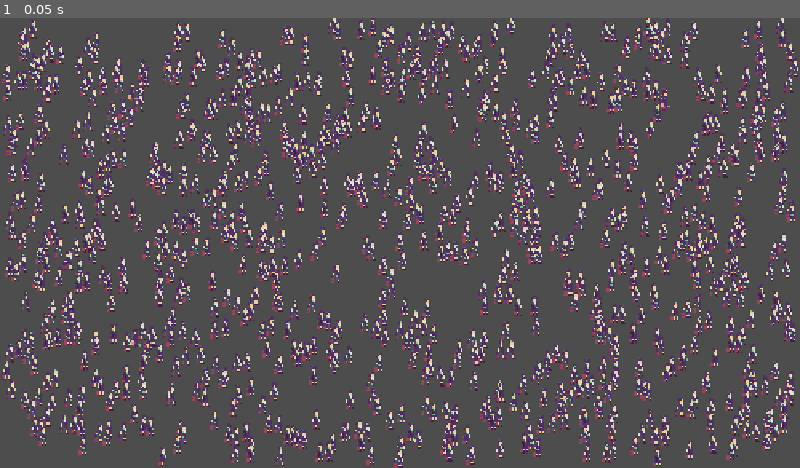
Above: before the commit, frame 1.
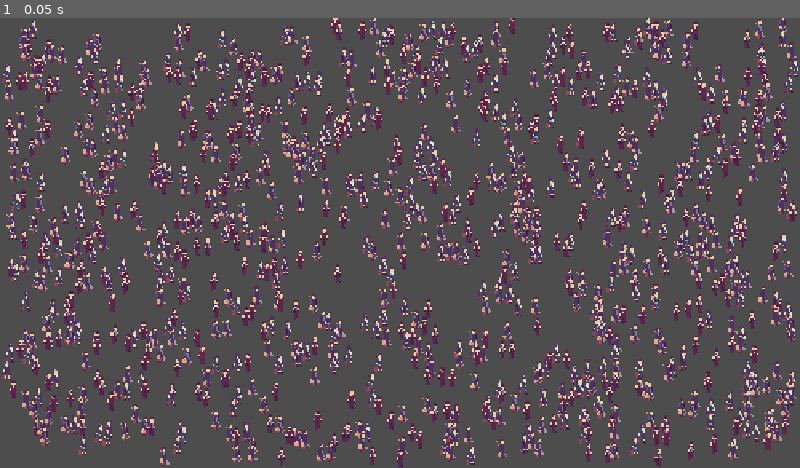
Above: after the commit, the same moment.

Repository: BertrandBordage/Spyport
Game: Godot game, scene res://scenes/game.tscn
The game is run twice, just before and just after one commit, with the same random seed, the same clock (stepped at 60 frames per second) and the same inputs.
Inputs:
- Up to frame 1 (0.05 s): no input

The runs differ from the first frame. In frame 1, 18% of the frame differs, in the area x 0-100%, y 0-100%.

Commit message:
Makes players & bots have random characters.

Diff:
--- /dev/null
+++ b/assets/characters/guard-frames.tres
@@ -0,0 +1,14 @@
+[gd_resource type="SpriteFrames" format=3 uid="uid://c31ccnwt1raop"]
+
+[ext_resource type="Texture2D" uid="uid://c41hvqo33newu" path="res://assets/characters/guard.png" id="1_icg7r"]
+
+[resource]
+animations = [{
+"frames": [{
+"duration": 1.0,
+"texture": ExtResource("1_icg7r")
+}],
+"loop": true,
+"name": &"default",
+"speed": 5.0
+}]
--- /dev/null
+++ b/assets/characters/janitor-frames.tres
@@ -0,0 +1,14 @@
+[gd_resource type="SpriteFrames" format=3 uid="uid://mnyxe1masbvi"]
+
+[ext_resource type="Texture2D" uid="uid://dxwxphy7e4u3b" path="res://assets/characters/janitor.png" id="1_msfl8"]
+
+[resource]
+animations = [{
+"frames": [{
+"duration": 1.0,
+"texture": ExtResource("1_msfl8")
+}],
+"loop": true,
+"name": &"default",
+"speed": 5.0
+}]
--- /dev/null
+++ b/assets/characters/stewardess-frames.tres
@@ -0,0 +1,14 @@
+[gd_resource type="SpriteFrames" format=3 uid="uid://ct1ktpp4816df"]
+
+[ext_resource type="Texture2D" uid="uid://cd420r0g54xeb" path="res://assets/characters/stewardess.png" id="1_85g22"]
+
+[resource]
+animations = [{
+"frames": [{
+"duration": 1.0,
+"texture": ExtResource("1_85g22")
+}],
+"loop": true,
+"name": &"default",
+"speed": 5.0
+}]
--- /dev/null
+++ b/autoloads/Globals.gd
@@ -0,0 +1,7 @@
+extends Node
+
+var character_types: Array[CharacterType] = [
+	preload("res://resources/characters/janitor.tres"),
+	preload("res://resources/characters/stewardess.tres"),
+	preload("res://resources/characters/guard.tres"),
+]
--- a/project.godot
+++ b/project.godot
@@ -14,6 +14,10 @@
 run/main_scene="uid://cjt70p7ipop5k"
 config/features=PackedStringArray("4.6", "GL Compatibility")
 config/icon="res://icon.svg"
+
+[autoload]
+
+Globals="*uid://cwcspjuvhktth"
 
 [display]
 
--- /dev/null
+++ b/resources/character_type.gd
@@ -0,0 +1,5 @@
+class_name CharacterType
+extends Resource
+
+
+@export var sprite_frames: SpriteFrames
--- /dev/null
+++ b/resources/characters/guard.tres
@@ -0,0 +1,9 @@
+[gd_resource type="Resource" script_class="CharacterType" format=3 uid="uid://dgs71ji7qcgnd"]
+
+[ext_resource type="Script" uid="uid://cuvctrqtn5qxf" path="res://resources/character_type.gd" id="1_p2ee3"]
+[ext_resource type="SpriteFrames" uid="uid://c31ccnwt1raop" path="res://assets/characters/guard-frames.tres" id="2_4pgwb"]
+
+[resource]
+script = ExtResource("1_p2ee3")
+sprite_frames = ExtResource("2_4pgwb")
+metadata/_custom_type_script = "uid://cuvctrqtn5qxf"
--- /dev/null
+++ b/resources/characters/janitor.tres
@@ -0,0 +1,9 @@
+[gd_resource type="Resource" script_class="CharacterType" format=3 uid="uid://dsxy52slqmu12"]
+
+[ext_resource type="Script" uid="uid://cuvctrqtn5qxf" path="res://resources/character_type.gd" id="1_m5cmt"]
+[ext_resource type="SpriteFrames" uid="uid://mnyxe1masbvi" path="res://assets/characters/janitor-frames.tres" id="2_pkqiu"]
+
+[resource]
+script = ExtResource("1_m5cmt")
+sprite_frames = ExtResource("2_pkqiu")
+metadata/_custom_type_script = "uid://cuvctrqtn5qxf"
--- /dev/null
+++ b/resources/characters/stewardess.tres
@@ -0,0 +1,9 @@
+[gd_resource type="Resource" script_class="CharacterType" format=3 uid="uid://dt4s2jvkthymw"]
+
+[ext_resource type="Script" uid="uid://cuvctrqtn5qxf" path="res://resources/character_type.gd" id="1_xua6g"]
+[ext_resource type="SpriteFrames" uid="uid://ct1ktpp4816df" path="res://assets/characters/stewardess-frames.tres" id="2_ndktj"]
+
+[resource]
+script = ExtResource("1_xua6g")
+sprite_frames = ExtResource("2_ndktj")
+metadata/_custom_type_script = "uid://cuvctrqtn5qxf"
--- a/scenes/bot.gd
+++ b/scenes/bot.gd
@@ -2,7 +2,11 @@
 extends AnimatableBody2D
 
 
-@onready var collision_shape: CollisionShape2D = $CollisionShape2D
+var character_type: CharacterType = Globals.character_types.pick_random()
+
+
+func _ready() -> void:
+	%Sprite.sprite_frames = character_type.sprite_frames
 
 
 func get_collision_shape() -> CollisionShape2D:
--- a/scenes/bot.tscn
+++ b/scenes/bot.tscn
@@ -1,18 +1,7 @@
 [gd_scene format=3 uid="uid://btkklhl5kvjb5"]
 
-[ext_resource type="Texture2D" uid="uid://cd420r0g54xeb" path="res://assets/characters/stewardess.png" id="1_cwism"]
 [ext_resource type="Script" uid="uid://y1xmd6nbkv1k" path="res://scenes/bot.gd" id="1_qpkb6"]
-
-[sub_resource type="SpriteFrames" id="SpriteFrames_qpkb6"]
-animations = [{
-"frames": [{
-"duration": 1.0,
-"texture": ExtResource("1_cwism")
-}],
-"loop": true,
-"name": &"default",
-"speed": 5.0
-}]
+[ext_resource type="SpriteFrames" uid="uid://ct1ktpp4816df" path="res://assets/characters/stewardess-frames.tres" id="2_qpkb6"]
 
 [sub_resource type="CapsuleShape2D" id="CapsuleShape2D_hhacj"]
 radius = 2.0
@@ -21,8 +10,9 @@
 [node name="Bot" type="AnimatableBody2D" unique_id=325416557]
 script = ExtResource("1_qpkb6")
 
-[node name="AnimatedSprite2D" type="AnimatedSprite2D" parent="." unique_id=612182173]
-sprite_frames = SubResource("SpriteFrames_qpkb6")
+[node name="Sprite" type="AnimatedSprite2D" parent="." unique_id=612182173]
+unique_name_in_owner = true
+sprite_frames = ExtResource("2_qpkb6")
 
 [node name="CollisionShape2D" type="CollisionShape2D" parent="." unique_id=1162001147]
 position = Vector2(0, 14)
--- a/scenes/player.gd
+++ b/scenes/player.gd
@@ -35,6 +35,10 @@
 
 @export var player_index: PlayerIndex = PlayerIndex.ONE
 @onready var player_mapping := ACTIONS_MAPPING[player_index]
+var character_type: CharacterType = Globals.character_types.pick_random()
+
+func _ready() -> void:
+	%Sprite.sprite_frames = character_type.sprite_frames
 
 func _physics_process(_delta: float) -> void:
 	velocity = SPEED * Input.get_vector(
--- a/scenes/player.tscn
+++ b/scenes/player.tscn
@@ -1,18 +1,7 @@
 [gd_scene format=3 uid="uid://drdn30hrffh7q"]
 
 [ext_resource type="Script" uid="uid://triwf4n52fmy" path="res://scenes/player.gd" id="1_g2els"]
-[ext_resource type="Texture2D" uid="uid://dxwxphy7e4u3b" path="res://assets/characters/janitor.png" id="2_g2els"]
-
-[sub_resource type="SpriteFrames" id="SpriteFrames_g2els"]
-animations = [{
-"frames": [{
-"duration": 1.0,
-"texture": ExtResource("2_g2els")
-}],
-"loop": true,
-"name": &"default",
-"speed": 5.0
-}]
+[ext_resource type="SpriteFrames" uid="uid://mnyxe1masbvi" path="res://assets/characters/janitor-frames.tres" id="2_g2els"]
 
 [sub_resource type="CapsuleShape2D" id="CapsuleShape2D_qhqgy"]
 radius = 2.0
@@ -23,7 +12,7 @@
 
 [node name="Sprite" type="AnimatedSprite2D" parent="." unique_id=551960305]
 unique_name_in_owner = true
-sprite_frames = SubResource("SpriteFrames_g2els")
+sprite_frames = ExtResource("2_g2els")
 
 [node name="CollisionShape2D" type="CollisionShape2D" parent="." unique_id=1601099611]
 position = Vector2(0, 14)
Renamed: Excluded/Aseprite/place_holder_gilbert.png -> assets/characters/guard.png
Not shown, added: assets/characters/guard.png.import
Not shown, added: autoloads/Globals.gd.uid
Not shown, added: resources/character_type.gd.uid
